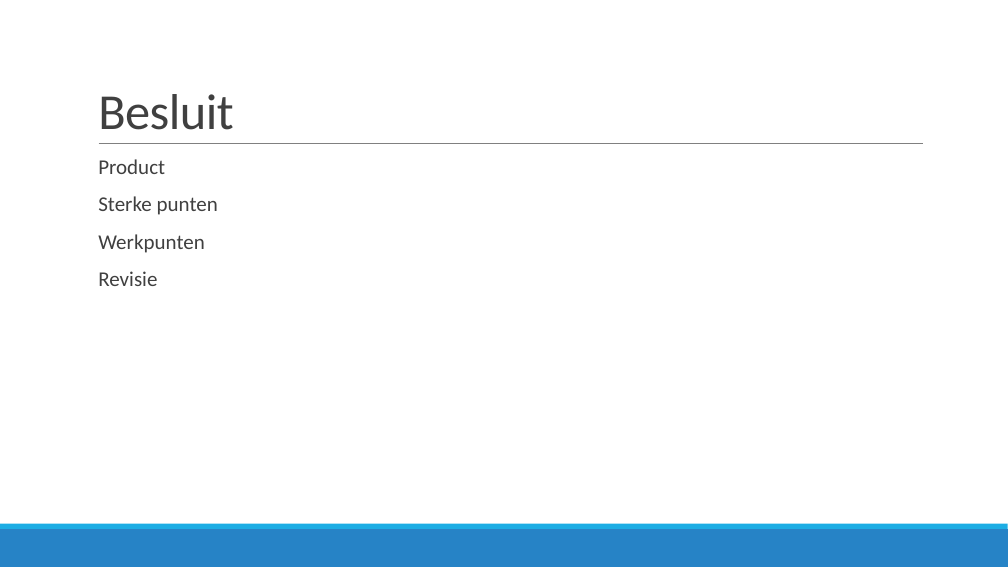
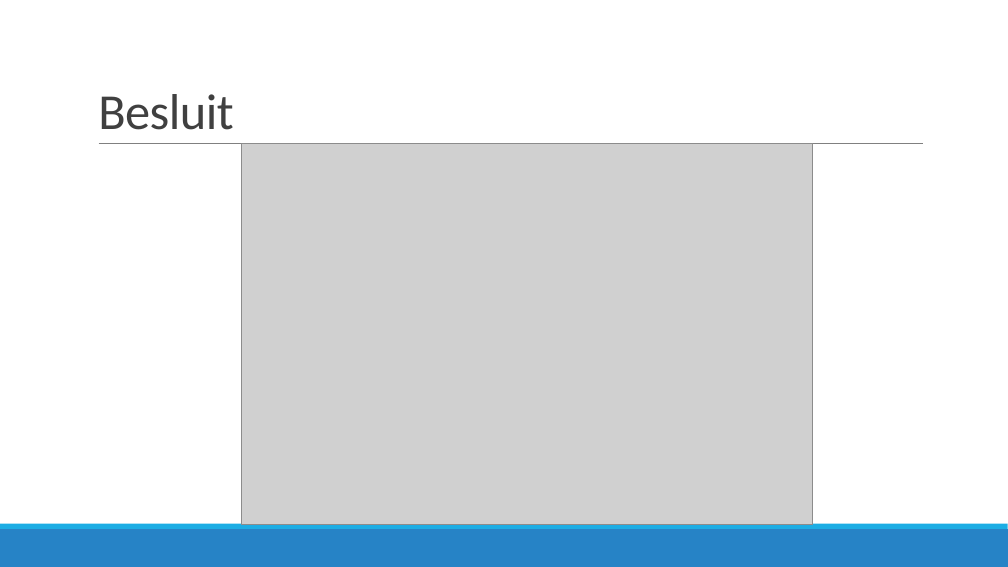
Before and after one commit to JouriTas/Projectwerk-IT-project, a slide deck: slide 16 of Scrum Artifacts/Sprint5/IT-Projectwerk 2022.pptx. Drawn at 1008x567 pixels with LibreOffice and Linux fonts; fonts in the diff are those of the drawing; grey boxes stand for pictures. Boxes give left, top, right and bottom in pixels: in the first picture for what was removed or moved away, otherwise in the second. Text is boxed around its words. In the diff, an @@ line names an element or a change of style, - is before the commit and + after.

```diff
--- a/Scrum Artifacts/Sprint5/IT-Projectwerk 2022.pptx
+++ b/Scrum Artifacts/Sprint5/IT-Projectwerk 2022.pptx
@@ picture added at <box>241,144,812,524</box> @@
@@ text removed at <box>98,159,218,286</box> @@
-  Product
-  Sterke punten
-  Werkpunten
-  Revisie
```
Also in this commit, not shown: 2 other slides changed, 1 slide added, 1 slide removed, 1 other file.
